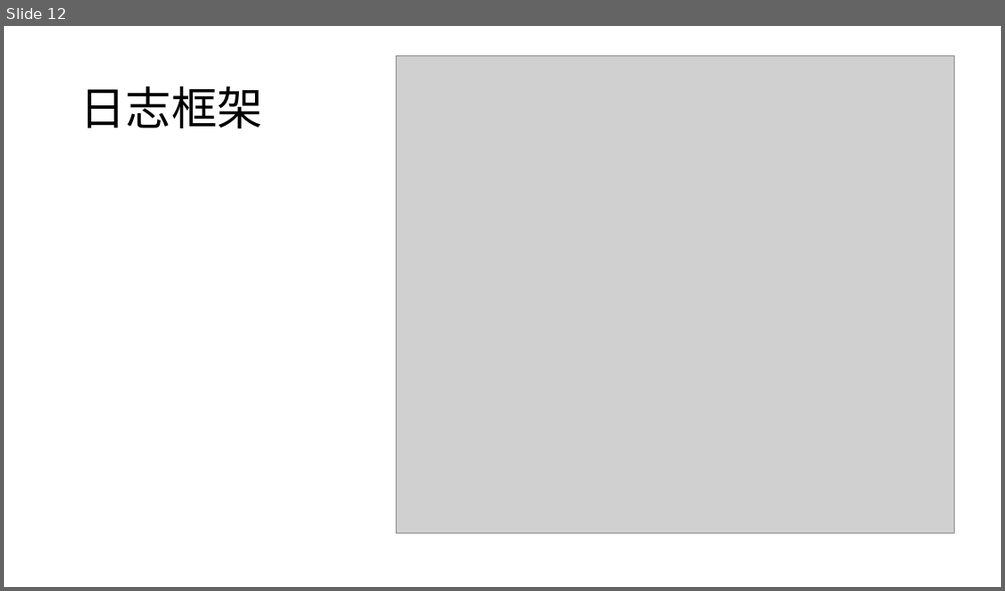
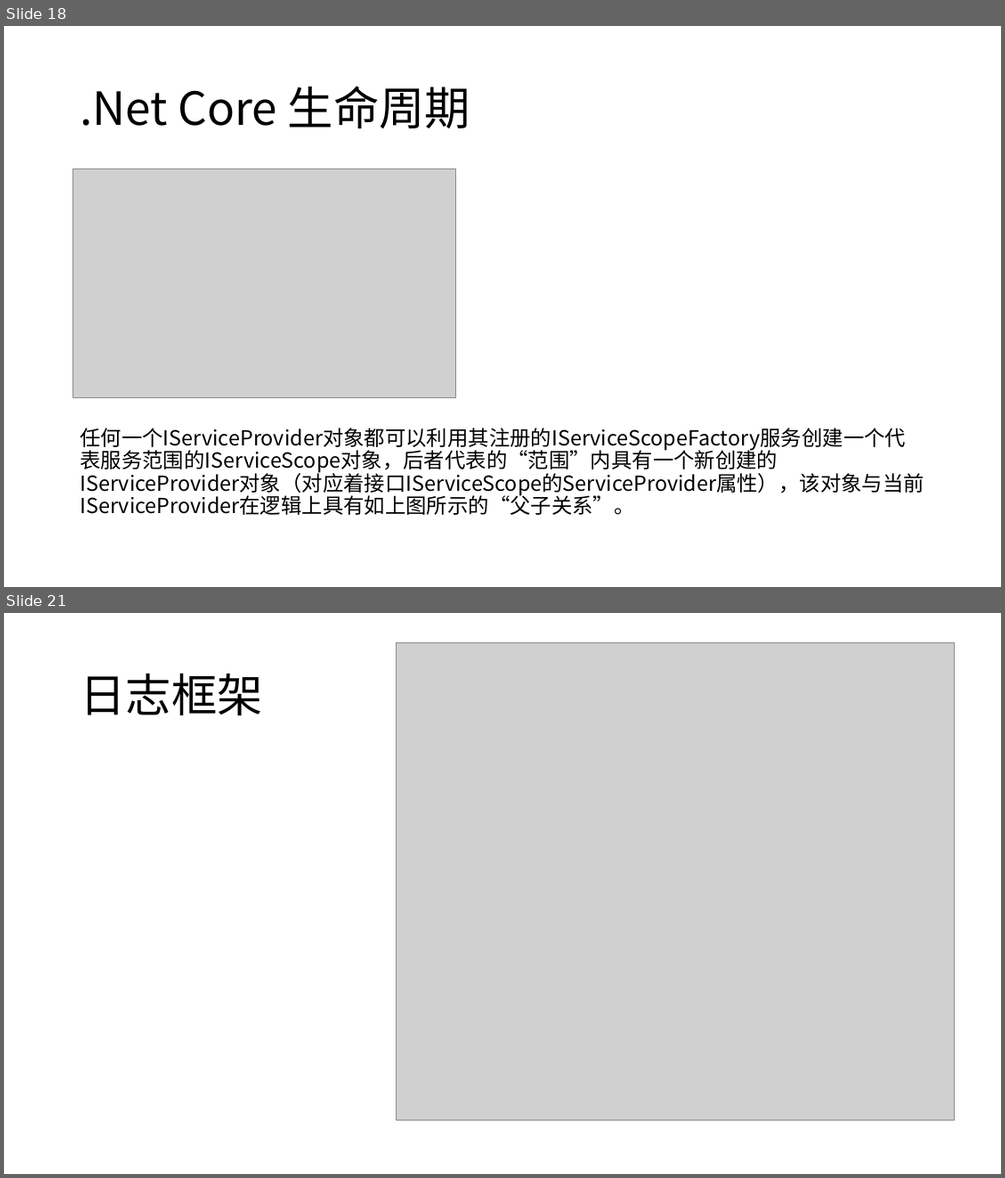
Before and after one commit to DarkRogerZz/TestCore, a slide deck: Word/.NET Core核心基础知识内容.pptx. Shown one above the other, each under a label of ours: slide 12 before the commit, slides 18 and 21 after it; the slides between them are not shown. The pictures are 1005x591 and 1005x1178 pixels, drawn with LibreOffice and Linux fonts; fonts in the diff are those of the drawing; grey boxes stand for pictures. Boxes give left, top, right and bottom in pixels: in the first picture for what was removed or moved away, otherwise in the second. Text is boxed around its words. In the diff, an @@ line names an element or a change of style, - is before the commit and + after.

```diff
--- a/Word/.NET Core核心基础知识内容.pptx
+++ b/Word/.NET Core核心基础知识内容.pptx
@@ slide 18 added at [4, 26, 1001, 587], background #FFFFFF @@
@@ title added at [80, 86, 470, 128], 44 pt, text #000000 @@
+.Net Core 生命周期
@@ picture added at [73, 168, 455, 398] @@
@@ text added at [80, 427, 924, 515], 20 pt, text #000000 @@
+任何一个IServiceProvider对象都可以利用其注册的IServiceScopeFactory服务创建一个代表服务范围的IServiceScope对象，后者代表的“范围”内具有一个新创建的IServiceProvider对象（对应着接口IServiceScope的ServiceProvider属性），该对象与当前IServiceProvider在逻辑上具有如上图所示的“父子关系”。
@@ what was slide 12 is now slide 21 @@
```
Also in this commit, not shown: 3 slides changed, 16 other slides added, 8 other files.
